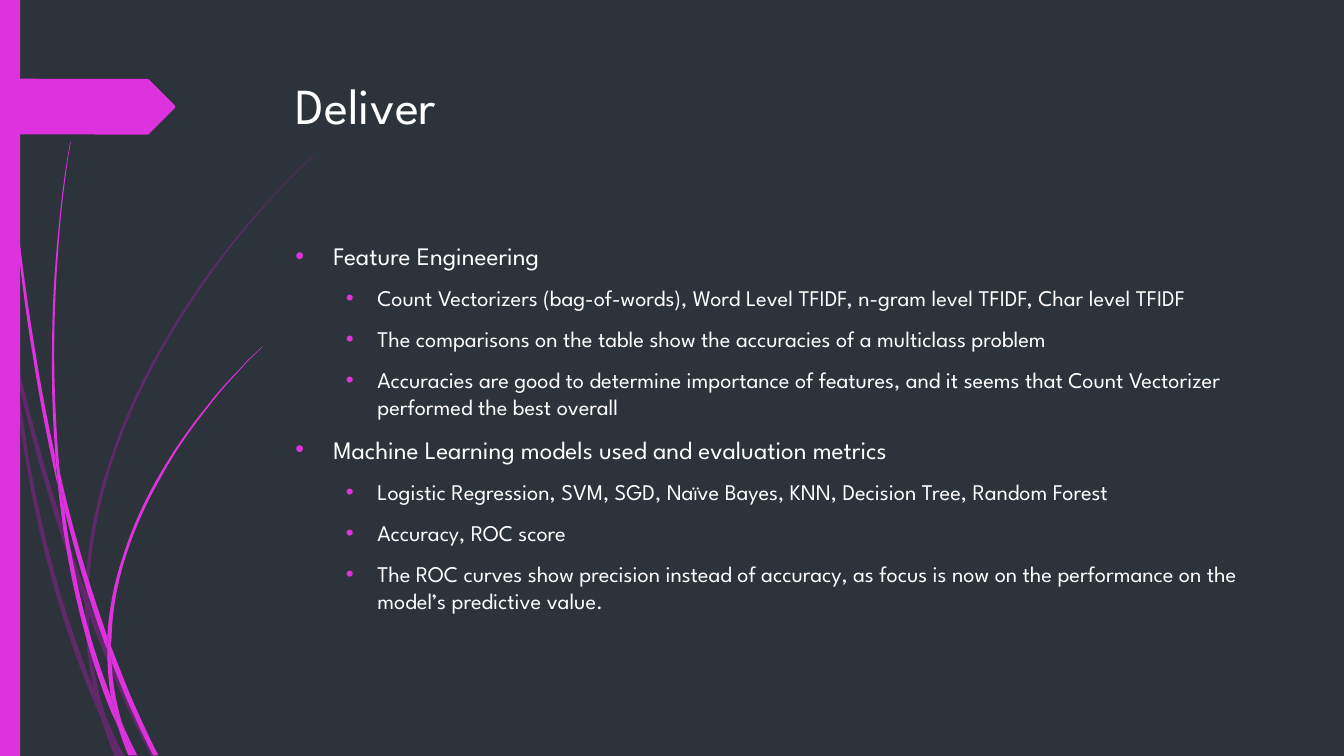
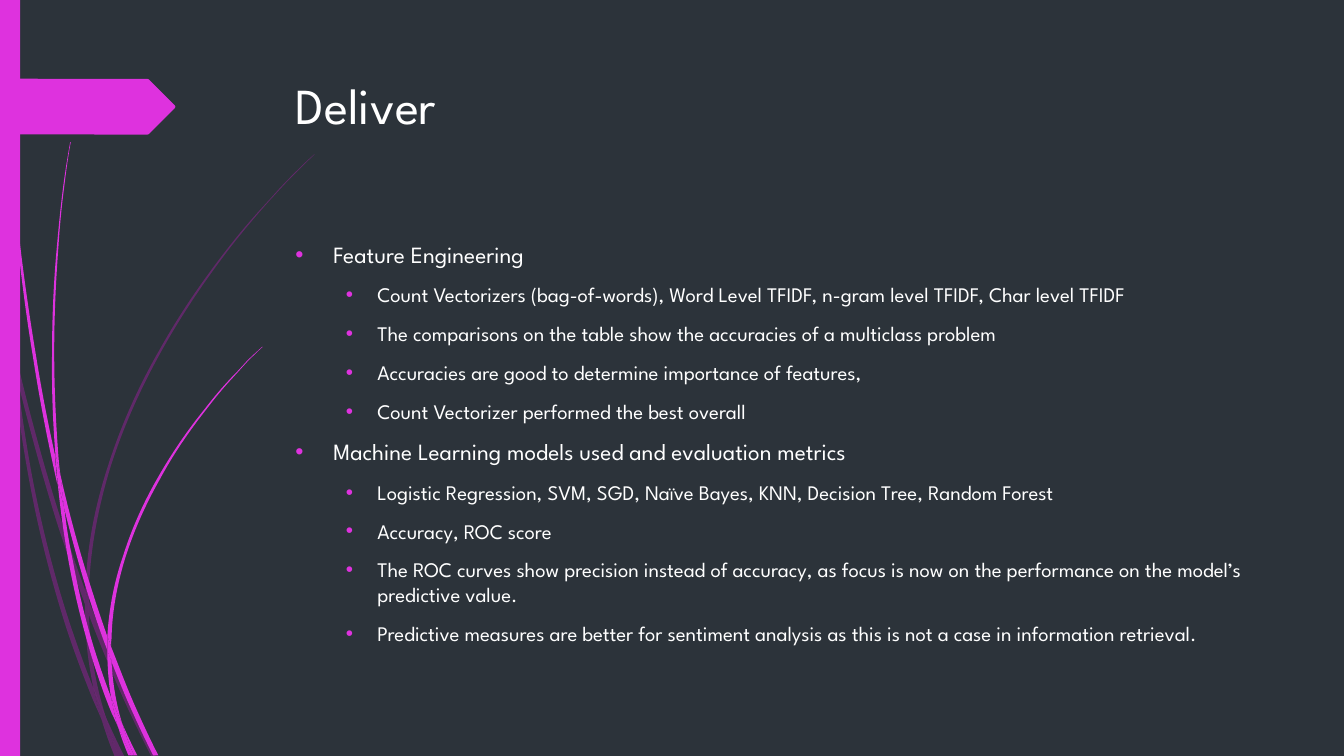
Before and after one commit to isaackarwailow/capstone-project, a slide deck: slide 13 of Capstone Project 2021.pptx (slide 12 before the commit). Drawn at 1344x756 pixels with LibreOffice and Linux fonts; fonts in the diff are those of the drawing. Boxes give left, top, right and bottom in pixels: in the first picture for what was removed or moved away, otherwise in the second. Text is boxed around its words. In the diff, an @@ line names an element or a change of style, - is before the commit and + after.

```diff
--- a/Capstone Project 2021.pptx
+++ b/Capstone Project 2021.pptx
@@ text at (x1=333, y1=247, x2=1241, y2=607): size 18 to 16.6 pt in "Feature Engineering", "Machine Learning models used and evaluation metrics"; size 16 to 14.8 pt in "Count Vectorizers (bag-of-words), Word Level TFIDF, n-gram ...", "The comparisons on the table show the ...", "Logistic Regression, SVM, SGD, Naïve Bayes, KNN, ...", "Accuracy, ROC score" and 1 more places @@
@@ text at (x1=377, y1=365, x2=861, y2=424): text changed; size 16 to 14.8 pt @@
-  • Accuracies are good to determine importance of features, and it seems that Count Vectorizer performed the best overall
+  • Accuracies are good to determine importance of features,
+  • Count Vectorizer performed the best overall
@@ text at (x1=377, y1=626, x2=1197, y2=646): paragraph added @@
+  • Predictive measures are better for sentiment analysis as this is not a case in information retrieval.
```
Also in this commit, not shown: 1 other slide changed, 1 slide added.
